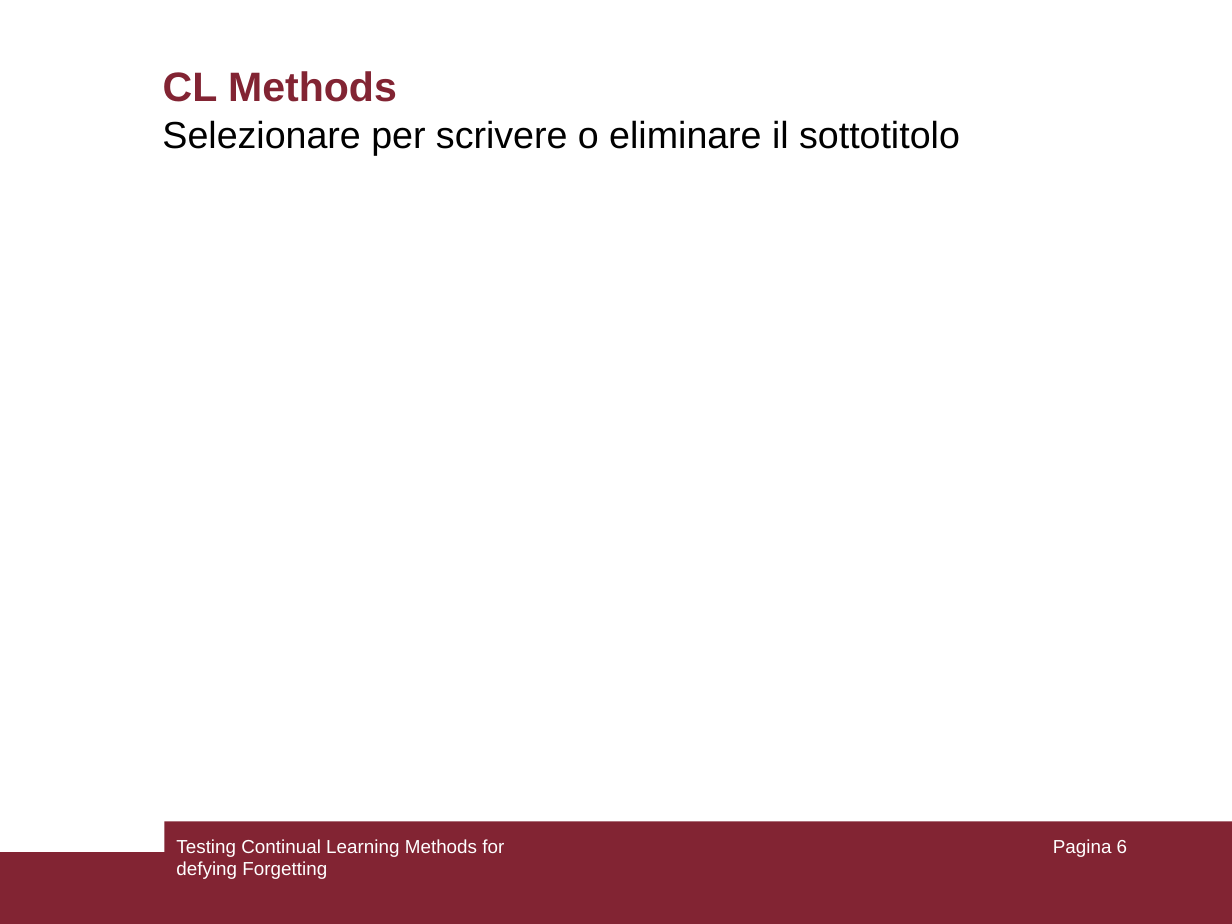
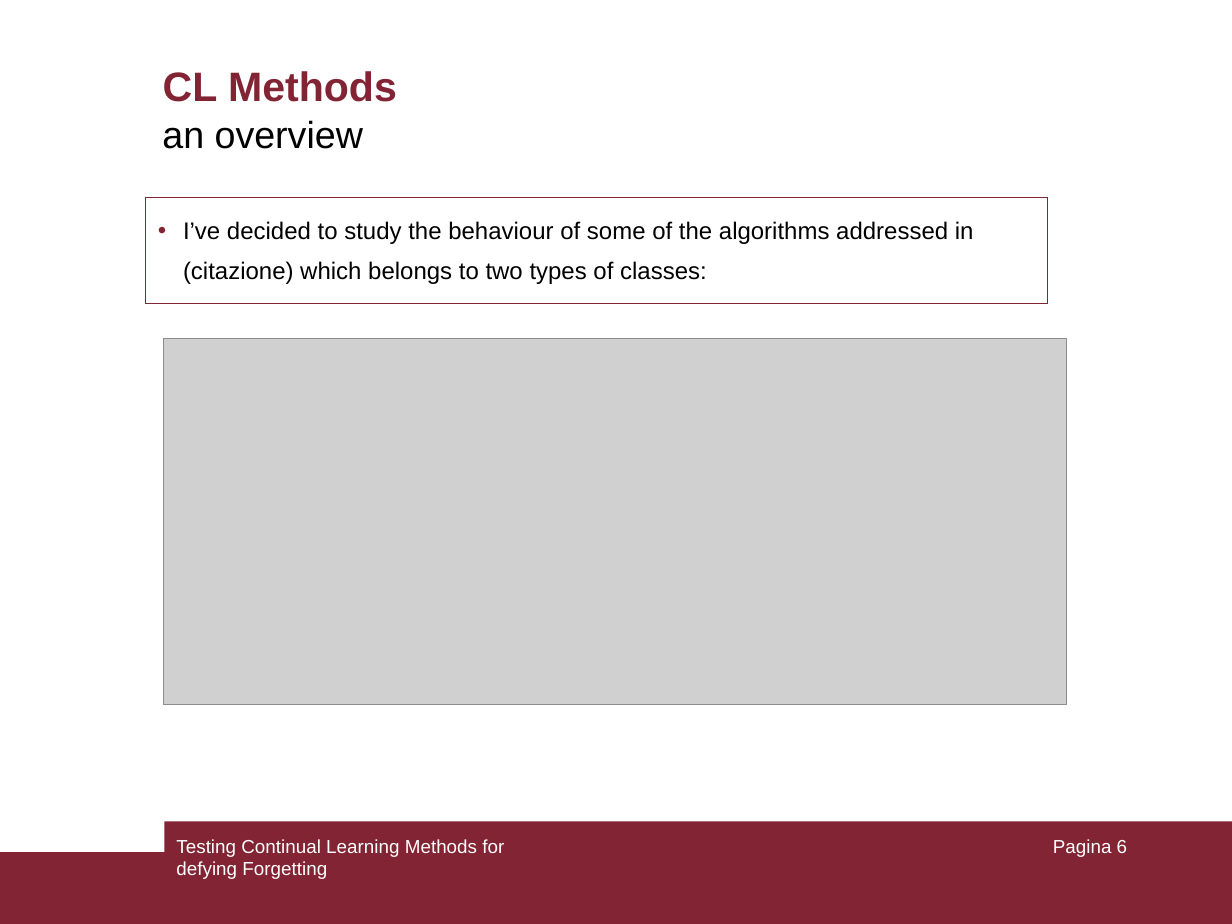
Before and after one commit to giacomotelloli/ContinualLearning, a slide deck: slide 6 of PresPrj.ppt. Drawn at 1232x924 pixels with LibreOffice and Linux fonts; fonts in the diff are those of the drawing; grey boxes stand for pictures. Boxes give left, top, right and bottom in pixels: in the first picture for what was removed or moved away, otherwise in the second. Text is boxed around its words. In the diff, an @@ line names an element or a change of style, - is before the commit and + after.

```diff
--- a/PresPrj.ppt
+++ b/PresPrj.ppt
@@ text at (162, 120, 363, 149): text changed @@
-Selezionare per scrivere o eliminare il sottotitolo
+an overview
@@ text added at (145, 197, 1047, 303), outline #822433 0.74 pt, 14 pt, text #000000 @@
+• I’ve decided to study the behaviour of some of the algorithms addressed in (citazione) which belongs to two types of classes:
@@ picture added at (164, 339, 1067, 705) @@
```
Also in this commit, not shown: 2 other slides changed, 5 slides added, 2 slides removed, 17 other files.
